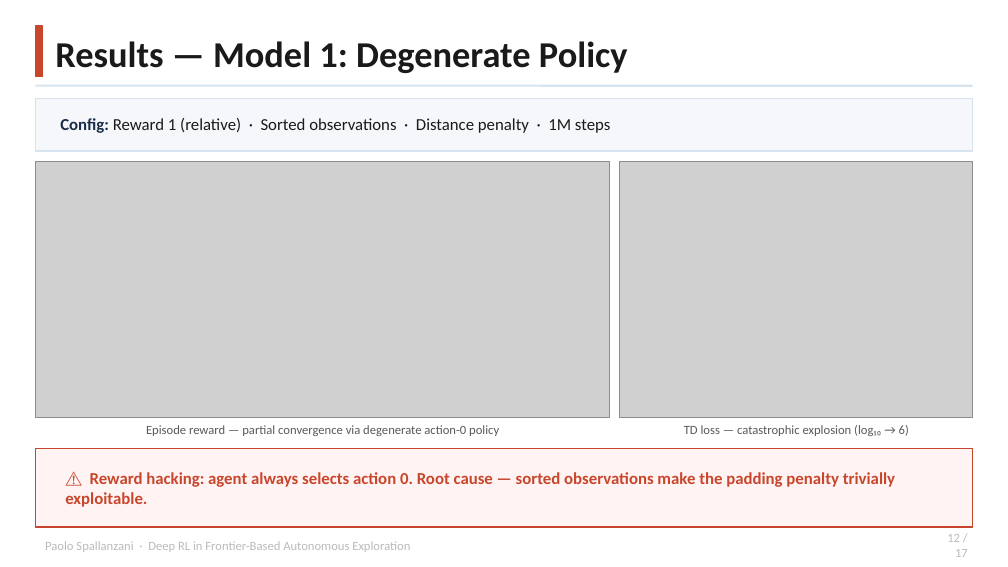
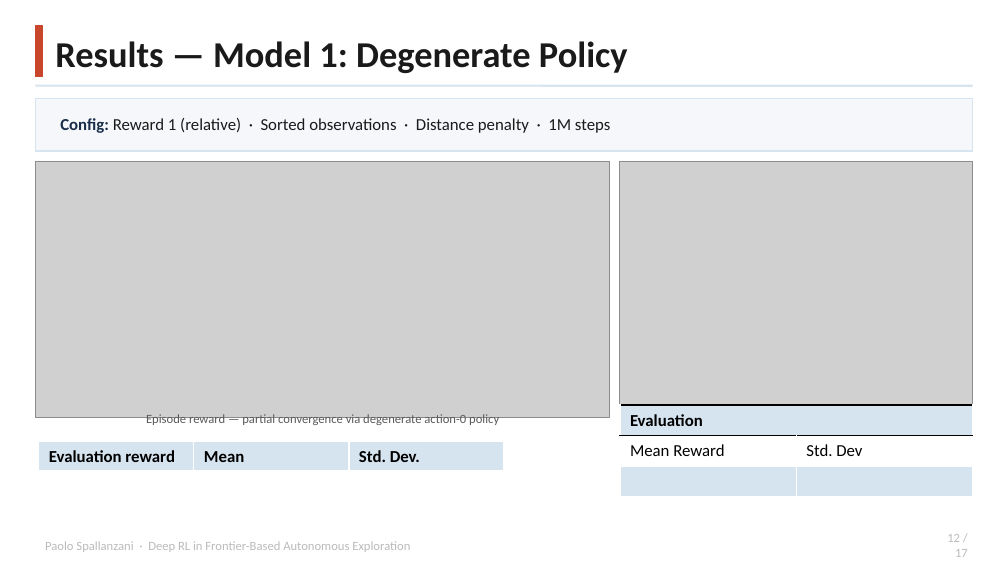
Before and after one commit to Paolo-Spall/presentazione_tesi_dae, a slide deck: slide 12 of presentation_draft.pptx. Drawn at 1008x567 pixels with LibreOffice and Linux fonts; fonts in the diff are those of the drawing; grey boxes stand for pictures. Boxes give left, top, right and bottom in pixels: in the first picture for what was removed or moved away, otherwise in the second. Text is boxed around its words. In the diff, an @@ line names an element or a change of style, - is before the commit and + after.

```diff
--- a/presentation_draft.pptx
+++ b/presentation_draft.pptx
@@ text "Episode reward — partial convergence ...": place and size @@
-text "Episode reward — partial convergence ..." at bbox=[146, 425, 499, 436]
+text "Episode reward — partial convergence ..." at bbox=[146, 414, 499, 426]
@@ text "TD loss — catastrophic explosion ..." rewrapped from bbox=[684, 425, 909, 436] to bbox=[684, 417, 720, 426] @@
@@ table added at bbox=[620, 405, 973, 496], 3 rows, 2 columns @@
+Evaluation | 
+Mean Reward | Std. Dev
+ | 
@@ rectangle removed at bbox=[35, 449, 973, 527] @@
@@ table added at bbox=[39, 442, 505, 502], 2 rows, 3 columns @@
+Evaluation reward | Mean | Std. Dev.
+ |  | 
@@ text removed at bbox=[65, 472, 895, 507] @@
-⚠ Reward hacking: agent always selects action 0. Root cause — sorted observations make the padding penalty trivially exploitable.
```
Also in this commit, not shown: 2 other slides changed, 1 other file.
